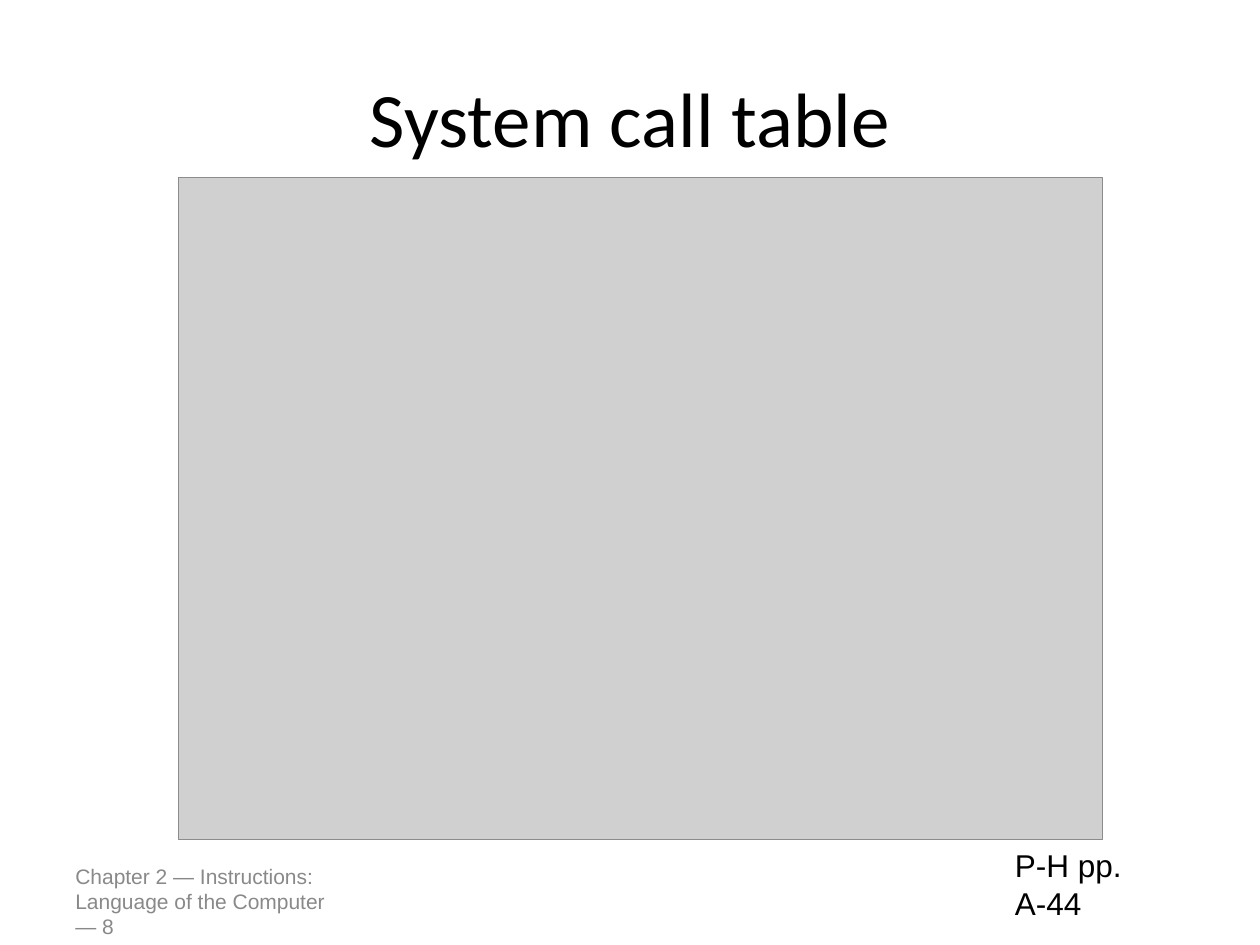
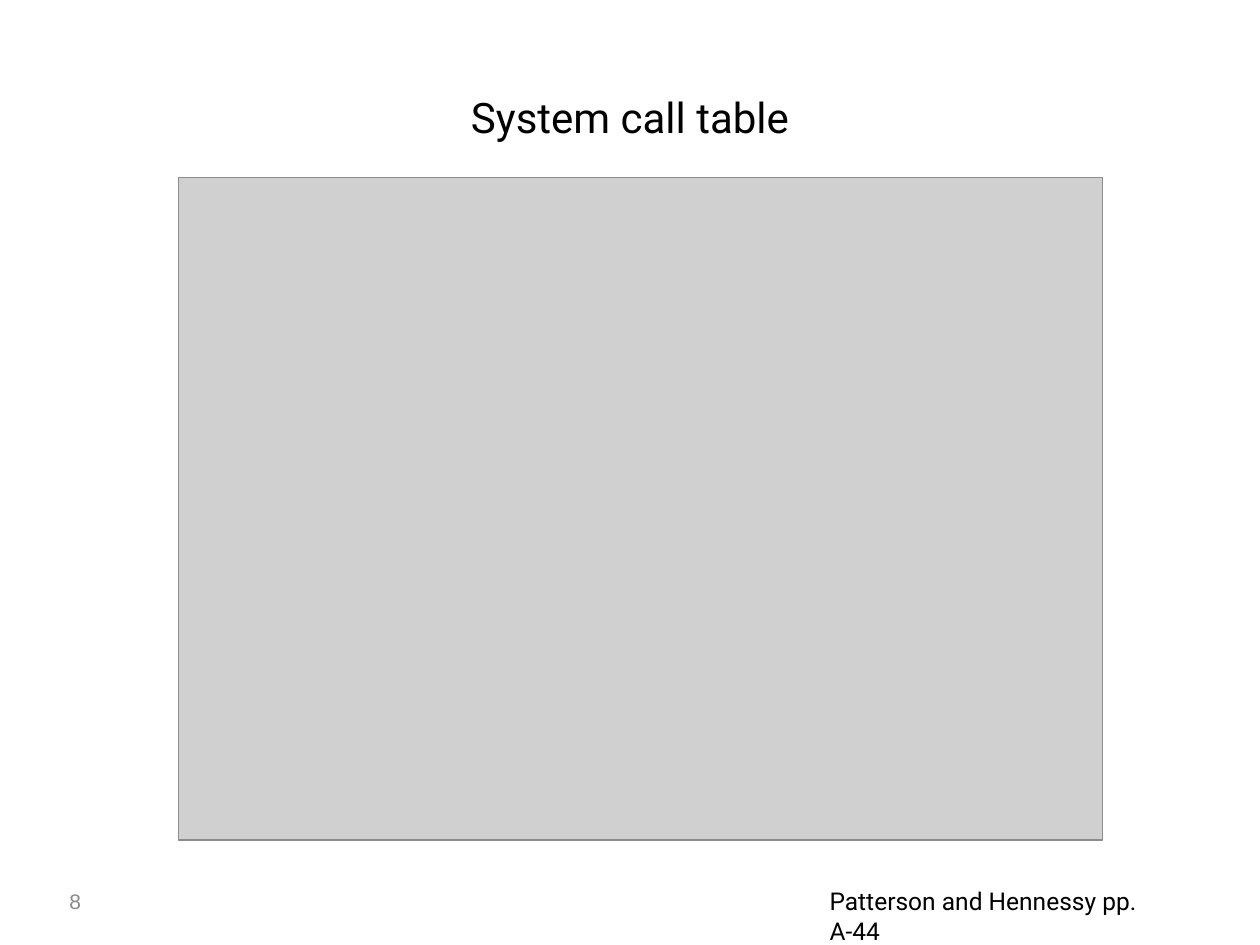
Before and after one commit to cmput229/Lab_Intro, a slide deck: slide 8 of resources/slides/class.pptx. Drawn at 1260x945 pixels with LibreOffice and Linux fonts; fonts in the diff are those of the drawing; grey boxes stand for pictures. Boxes give left, top, right and bottom in pixels: in the first picture for what was removed or moved away, otherwise in the second. Text is boxed around its words. In the diff, an @@ line names an element or a change of style, - is before the commit and + after.

```diff
--- a/resources/slides/class.pptx
+++ b/resources/slides/class.pptx
@@ title "System call table" at (x1=471, y1=101, x2=789, y2=142): size 44 to 24 pt, font Calibri to Roboto @@
@@ text removed at (x1=75, y1=869, x2=325, y2=934) @@
-Chapter 2 — Instructions: Language of the Computer — 8
@@ page number added at (x1=69, y1=894, x2=81, y2=909), 12 pt, text #898989 @@
+8
@@ text at (x1=830, y1=891, x2=1136, y2=940): text changed; size 18 to 14 pt; font Arial to Roboto @@
-P-H pp. A-44
+Patterson and Hennessy pp. A-44
```
Also in this commit, not shown: 14 other slides changed, 1 other file.
